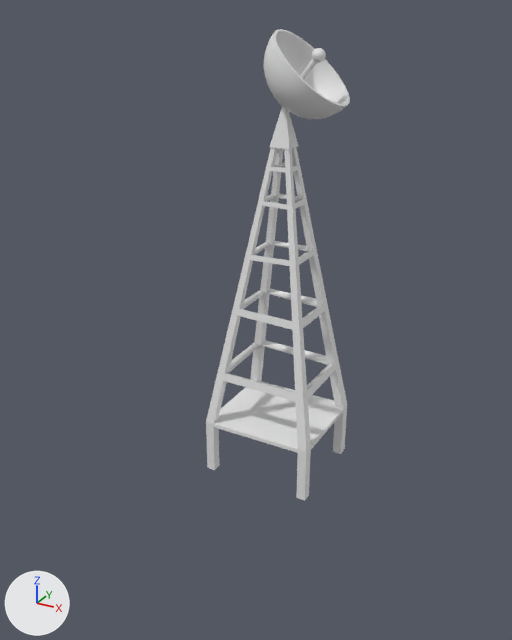
The FBX model Assets/Game/Models/RadioTower/satalite tower.FBX: old version first, new version second.
Before and after are seen from a camera (50 mm lens) standing at (6.09, -11.1, 7.83) and looking at (-0.08, 0.12, 2.22). Every picture has the same lights, and +X, +Y and +Z are marked at lower left. Where no turn or scale is listed for an object, it has been applied to the vertices.
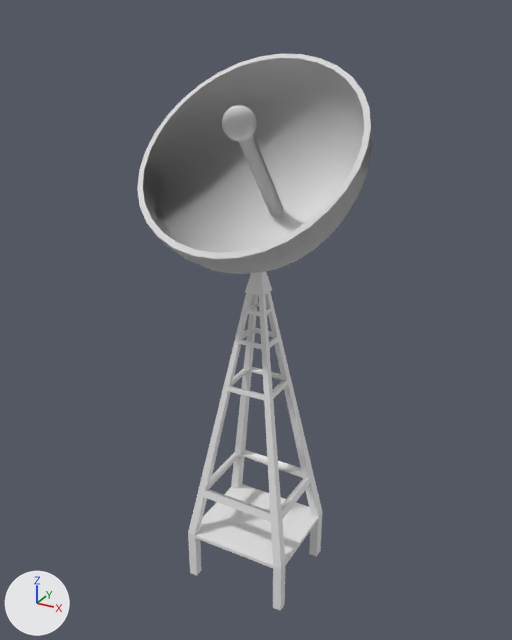
Pixel boxes [x1, y1, x2, y2] of what changed, in the pictures (512 x 640 px):
'Box001', reshaped, moved, rescaled (66% wider, 57% taller): before [206, 147, 347, 501]; after [137, 54, 372, 611]
'Sphere002', deleted: before [264, 29, 350, 119]
'Pyramid001', deleted: before [270, 107, 298, 149]
'Sphere003', deleted: before [312, 48, 326, 63]
'Cylinder001', deleted: before [300, 59, 317, 80]
part 1 of me_mesh_004, added: after [222, 105, 257, 141]
part 2 of me_mesh_004, added: after [137, 54, 372, 274]
part 3 of me_mesh_004, added: after [239, 135, 284, 216]
part 4 of me_mesh_004, cut back: before [218, 245, 338, 394]; after [284, 389, 309, 478]
part 5 of me_mesh_004, added: after [245, 272, 272, 296]

The change, as a list of edits to the scene's bpy script:
```text
Change me_mesh_004:
    used by ob_box001; parent = ob_tower; location = (0.0, 0.0, -105.5)
    remove me_mesh_004.from_pydata(...)  # 228 vertices, 266 faces; spans x -45.0..45.0, y -40.0..40.0, z -42.0..230.0
    add me_mesh_004.from_pydata(...)  # 1795 vertices, 3630 faces; spans x -80.0..80.0, y -74.0..74.0, z -42.0..384.0
    me_mesh_004 part 1: a new loose piece, a UV sphere (32 segments, 16 rings, poles along z) spanning x -13.0..10.0, y -33.0..-10.0, z 333.0..356.0
    me_mesh_004 part 2: a new loose piece of 514 vertices spanning x -80.0..80.0, y -74.0..74.0, z 242.0..384.0
    me_mesh_004 part 3: a new loose piece of 108 vertices spanning x -8.0..4.0, y -25.0..40.0, z 269.0..347.0
    me_mesh_004 part 4: 28 vertices removed from x -28.0..30.0, y -26.0..26.0, z 93.0..101.0; 3 vertices added at x 21.0..23.0, y 16.0..18.0, z 100.0..110.0
    me_mesh_004 part 5: 6 vertices added at x -6.0..10.0, y -8.0..7.0, z 219.0..252.0
Remove ob_sphere003:
    ob_sphere003 = bpy.data.objects.new('Sphere003', me_mesh_002)
    ob_sphere003.location = (0.96, 0.38, 7.11)
Remove ob_sphere002:
    ob_sphere002 = bpy.data.objects.new('Sphere002', me_mesh_001)
    ob_sphere002.location = (0.85, 0.4, 6.93)
Change ob_box001:
    remove ob_box001.parent = ob_tower
    ob_box001.location: (0.0, 0.0, -105.5) -> (0.0, 0.0, -2.68)
    ob_box001.scale: (1.0, 1.0, 1.0) -> (0.0254, 0.0254, 0.0254)
Remove ob_pyramid001:
    ob_pyramid001 = bpy.data.objects.new('Pyramid001', me_mesh_003)
    ob_pyramid001.location = (0.34, 0.38, 5.57)
Remove ob_cylinder001:
    ob_cylinder001 = bpy.data.objects.new('Cylinder001', me_mesh)
    ob_cylinder001.location = (0.69, 0.38, 6.78)
```
